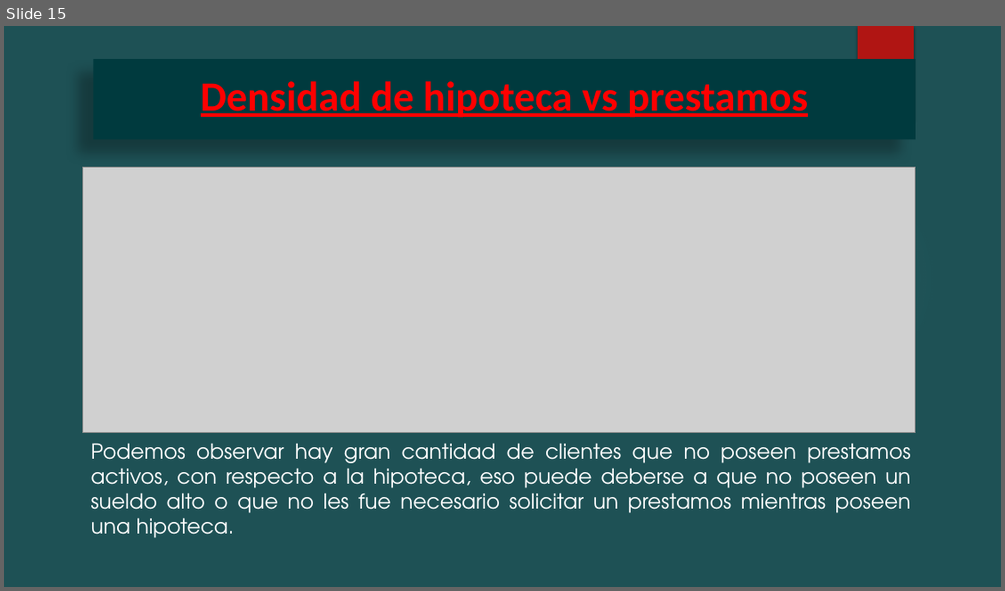
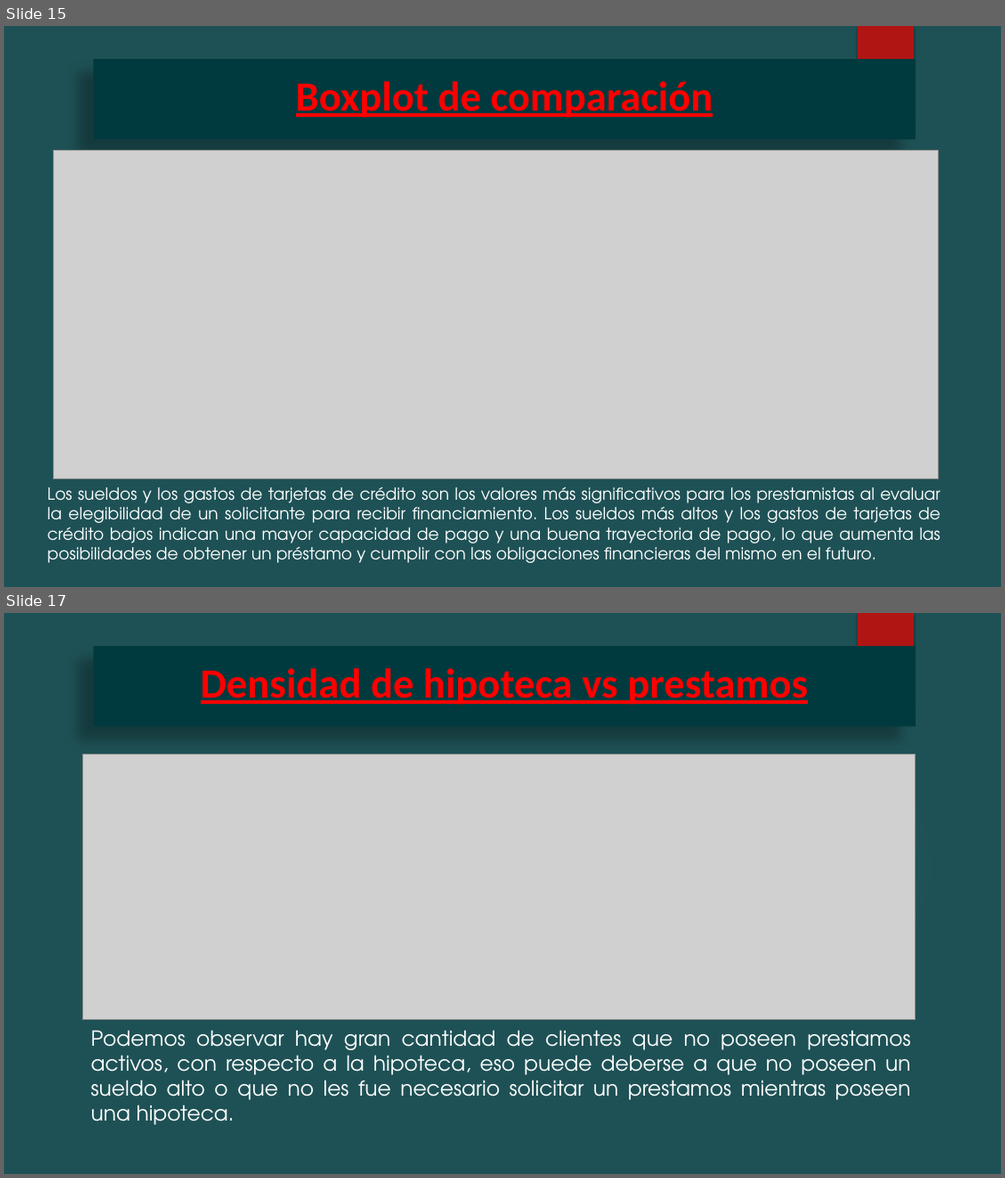
Before and after one commit to Augustobar1991/Proyecto-Coderhouse-Data-Science, a slide deck: Bank/Entrega/Modelado de Prestamos Personales Thera Bank.pptx. Shown one above the other, each under a label of ours: slide 15 before the commit, slides 15 and 17 after it; the slides between them are not shown. The pictures are 1005x591 and 1005x1178 pixels, drawn with LibreOffice and Linux fonts; fonts in the diff are those of the drawing; grey boxes stand for pictures; background and template pictures are left out. Boxes give left, top, right and bottom in pixels: in the first picture for what was removed or moved away, otherwise in the second. Text is boxed around its words. In the diff, an @@ line names an element or a change of style, - is before the commit and + after.

```diff
--- a/Bank/Entrega/Modelado de Prestamos Personales Thera Bank.pptx
+++ b/Bank/Entrega/Modelado de Prestamos Personales Thera Bank.pptx
@@ slide 15 added at box(4, 26, 1001, 587), background #1E5155; not listed: 2 template elements that a slide beside it also shows @@
@@ title added at box(93, 59, 914, 139), fill #003A3E, 40 pt, text #FF0000, bold, underline @@
+Boxplot de comparación
@@ picture added at box(53, 150, 938, 479) @@
@@ text added at box(48, 487, 940, 563), 16 pt, text #FFFFFF @@
+Los sueldos y los gastos de tarjetas de crédito son los valores más significativos para los prestamistas al evaluar la elegibilidad de un solicitante para recibir financiamiento. Los sueldos más altos y los gastos de tarjetas de crédito bajos indican una mayor capacidad de pago y una buena trayectoria de pago, lo que aumenta las posibilidades de obtener un préstamo y cumplir con las obligaciones financieras del mismo en el futuro.
@@ what was slide 15 is now slide 17 @@
```
Also in this commit, not shown: 10 slides changed, 14 other slides added, 2 other files.
